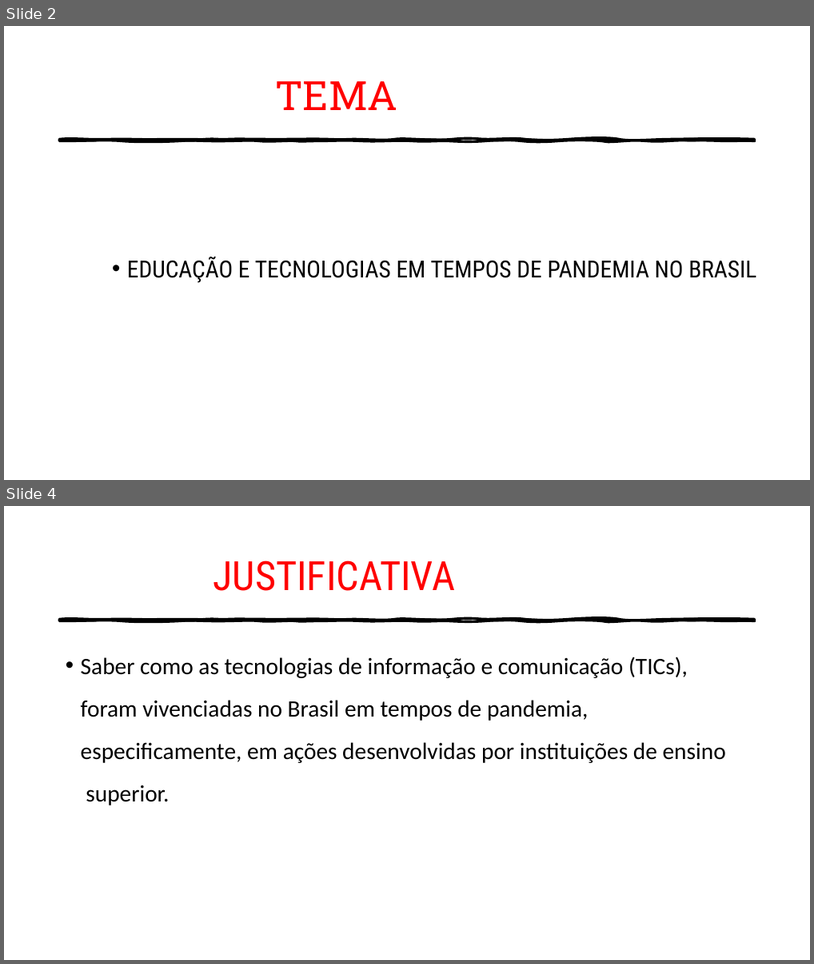
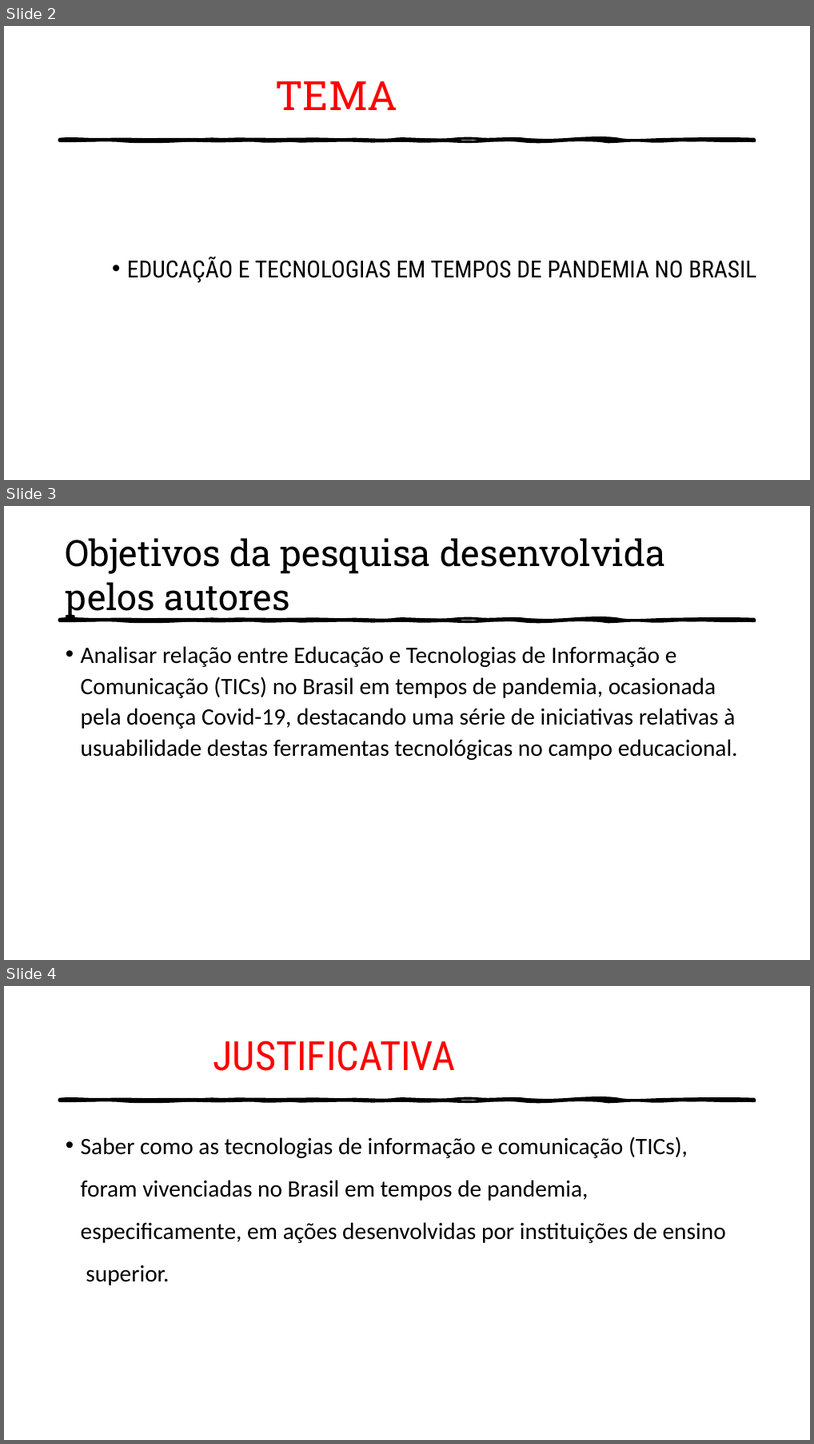
Before and after one commit to Luis-HCarvalho/pts-artigo-sintese, a slide deck: Apresentacao.pptx. Shown one above the other, each under a label of ours: slides 2 and 4 before the commit, slides 2, 3 and 4 after it; the slides between them are not shown. The pictures are 814x964 and 814x1444 pixels, drawn with LibreOffice and Linux fonts; fonts in the diff are those of the drawing. Boxes give left, top, right and bottom in pixels: in the first picture for what was removed or moved away, otherwise in the second. Text is boxed around its words. In the diff, an @@ line names an element or a change of style, - is before the commit and + after.

```diff
--- a/Apresentacao.pptx
+++ b/Apresentacao.pptx
@@ slide 3 added at (4,506,810,960), background #FFFFFF; not listed: 1 template element that a slide beside it also shows @@
@@ title added at (66,538,666,619), 43.2 pt, text #000000 @@
+Objetivos da pesquisa desenvolvida
+pelos autores
@@ text added at (81,646,738,760), 28 pt, text #000000 @@
+• Analisar relação entre Educação e Tecnologias de Informação e Comunicação (TICs) no Brasil em tempos de pandemia, ocasionada pela doença Covid-19, destacando uma série de iniciativas relativas à usuabilidade destas ferramentas tecnológicas no campo educacional.
```
Also in this commit, not shown: 3 slides changed.
